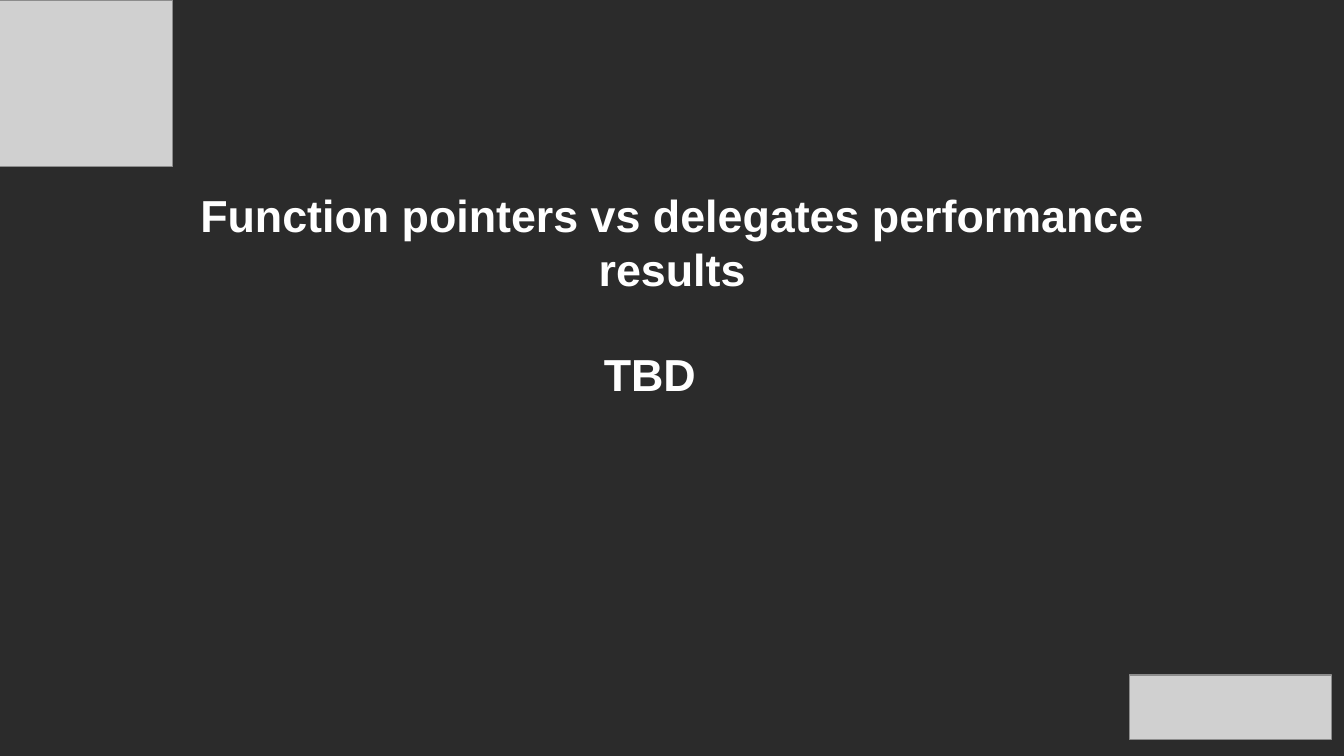
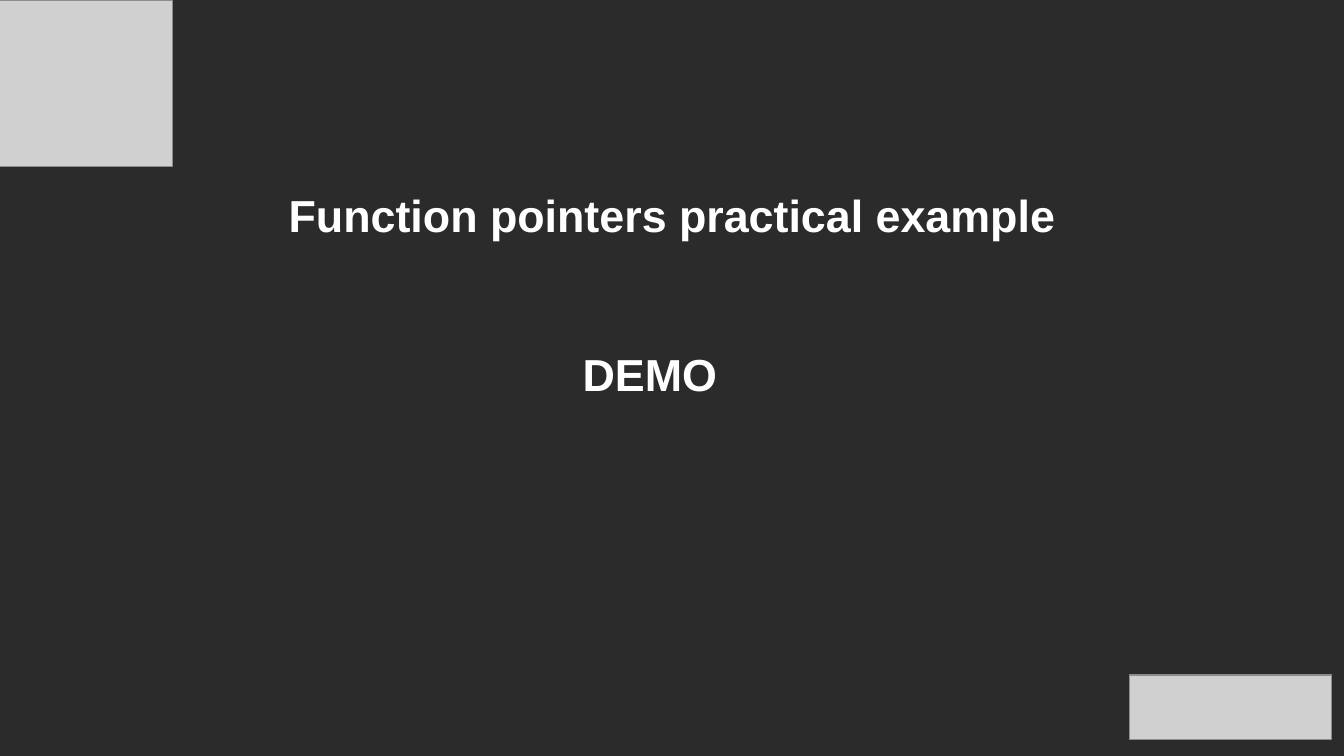
Before and after one commit to 94adi/DesignPatterns, a slide deck: slide 10 of FunctionPointer/Function Pointers proviz.pptx. Drawn at 1344x756 pixels with LibreOffice and Linux fonts; fonts in the diff are those of the drawing; grey boxes stand for pictures; background and template pictures are left out; a plain dark background stands for a picture behind light text. Boxes give left, top, right and bottom in pixels: in the first picture for what was removed or moved away, otherwise in the second. Text is boxed around its words. In the diff, an @@ line names an element or a change of style, - is before the commit and + after.

Commit message:
func ptr | practical example interop

```diff
--- a/FunctionPointer/Function Pointers proviz.pptx
+++ b/FunctionPointer/Function Pointers proviz.pptx
@@ text at [289, 199, 1055, 241]: text changed @@
-Function pointers vs delegates performance results
+Function pointers practical example
@@ text at [583, 359, 717, 392]: text changed @@
-TBD
+DEMO
```
Also in this commit, not shown: 39 other files.
